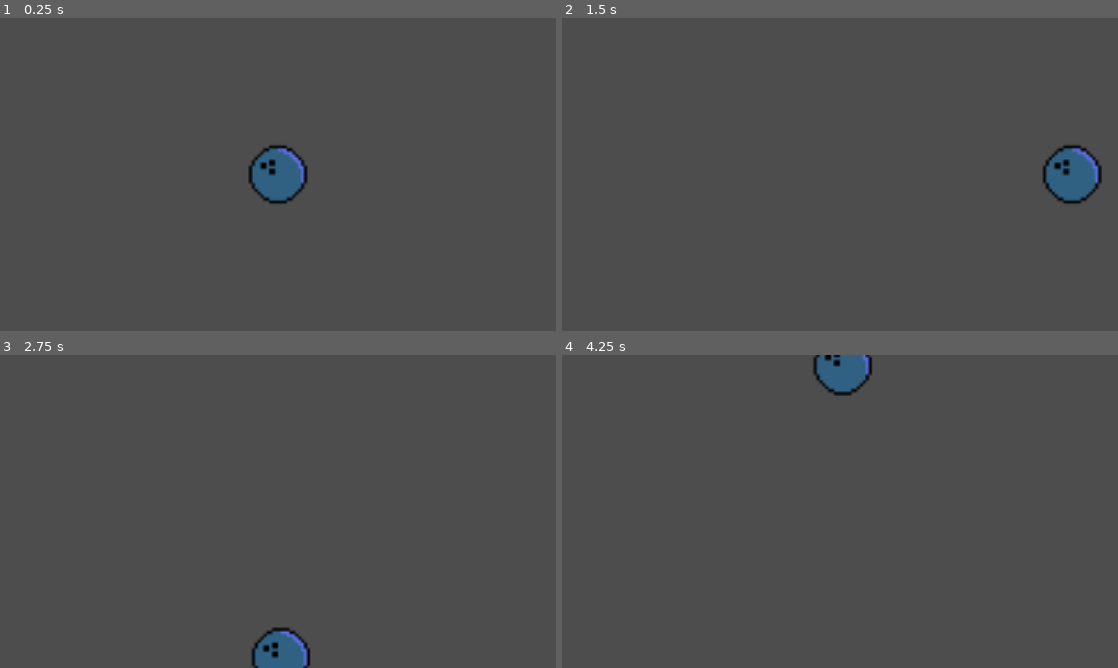
Above: before the commit, frames 1-4 (two rows, left to right).
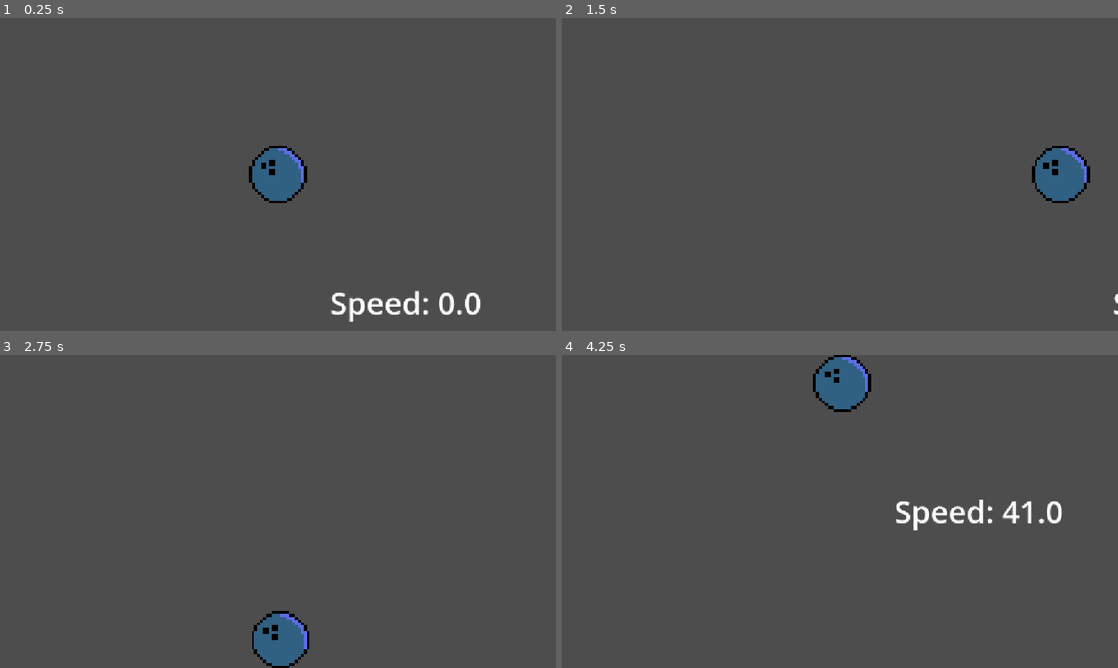
Above: after the commit, the same moments.

Repository: OlusenBg/Strikegame
Game: Godot game, scene res://Main.tscn
Same seed, same stepped clock (60 frames per second), same inputs: the game is played once before the commit and once after it.
Inputs:
- Up to frame 1 (0.25 s): no input
- Up to frame 2 (1.5 s): tap Enter at 0.5 s; hold D (right) 0.53-1.28 s; hold S (down) from 1.28 s (still down)
- Up to frame 3 (2.75 s): release S (down) at 2.03 s; hold D (right) from 2.03 s (still down)
- Up to frame 4 (4.25 s): release D (right) at 2.78 s; hold W (up) 2.78-3.53 s; hold A (left) from 3.53 s (still down)

The runs differ from the first frame. In frame 1, 1.3% of the frame differs, in the area x 44-87%, y 40-98%; in frame 2, 1.3%; in frame 3, 1.2%; in frame 4, 2.0%, in the area x 45-90%, y 0-57%.

Commit message:
added speed display

Diff:
--- a/CameraMovement.gd
+++ b/CameraMovement.gd
@@ -2,7 +2,10 @@
 
 @onready var PLAYER = $Player
 @onready var CAMERA = $Camera2D
+@onready var SPEED_DISPLAY = $Camera2D/Speed_display
 
 func _process(delta: float) -> void:
 	CAMERA.position.x = PLAYER.position.x
 	CAMERA.position.y = PLAYER.position.y
+
+	SPEED_DISPLAY.text = "Speed: " + str($Player.speed/100)
--- a/Main.tscn
+++ b/Main.tscn
@@ -11,3 +11,11 @@
 
 [node name="Camera2D" type="Camera2D" parent="." unique_id=464201234]
 position_smoothing_enabled = true
+
+[node name="Speed_display" type="Label" parent="Camera2D" unique_id=1334152768]
+offset_left = 108.0
+offset_top = 221.0
+offset_right = 406.0
+offset_bottom = 309.0
+theme_override_font_sizes/font_size = 64
+text = "Speed: "
--- a/player.gd
+++ b/player.gd
@@ -2,7 +2,7 @@
 
 
 @export var speed_increase = 100
-@export var speed: float = 200.0
+@export var speed: float = 0
 @export var speed_limit = 5000
 
 
@@ -18,7 +18,7 @@
 		input.x += 1
 		print(speed)
 		velocity = input.normalized() * speed
-		speed = 200
+		speed = 0
 
 	if Input.is_action_pressed("left"):
 		if speed < speed_limit:
@@ -28,7 +28,7 @@
 		input.x -= 1
 		print(speed)
 		velocity = input.normalized() * speed
-		speed = 200
+		speed = 0
 
 
 	if Input.is_action_pressed("up"):
@@ -39,7 +39,7 @@
 		input.y -= 1
 		print(speed)
 		velocity = input.normalized() * speed
-		speed = 200
+		speed = 0
 
 
 	if Input.is_action_pressed("down"):
@@ -50,7 +50,7 @@
 		input.y += 1
 
 		velocity = input.normalized() * speed
-		speed = 200
+		speed = 0
 
 
 
--- a/player.tscn
+++ b/player.tscn
@@ -10,6 +10,7 @@
 script = ExtResource("1_onrkg")
 
 [node name="Sprite2D" type="Sprite2D" parent="." unique_id=1882087982]
+texture_filter = 1
 scale = Vector2(6, 6)
 texture = ExtResource("2_onrkg")
 
